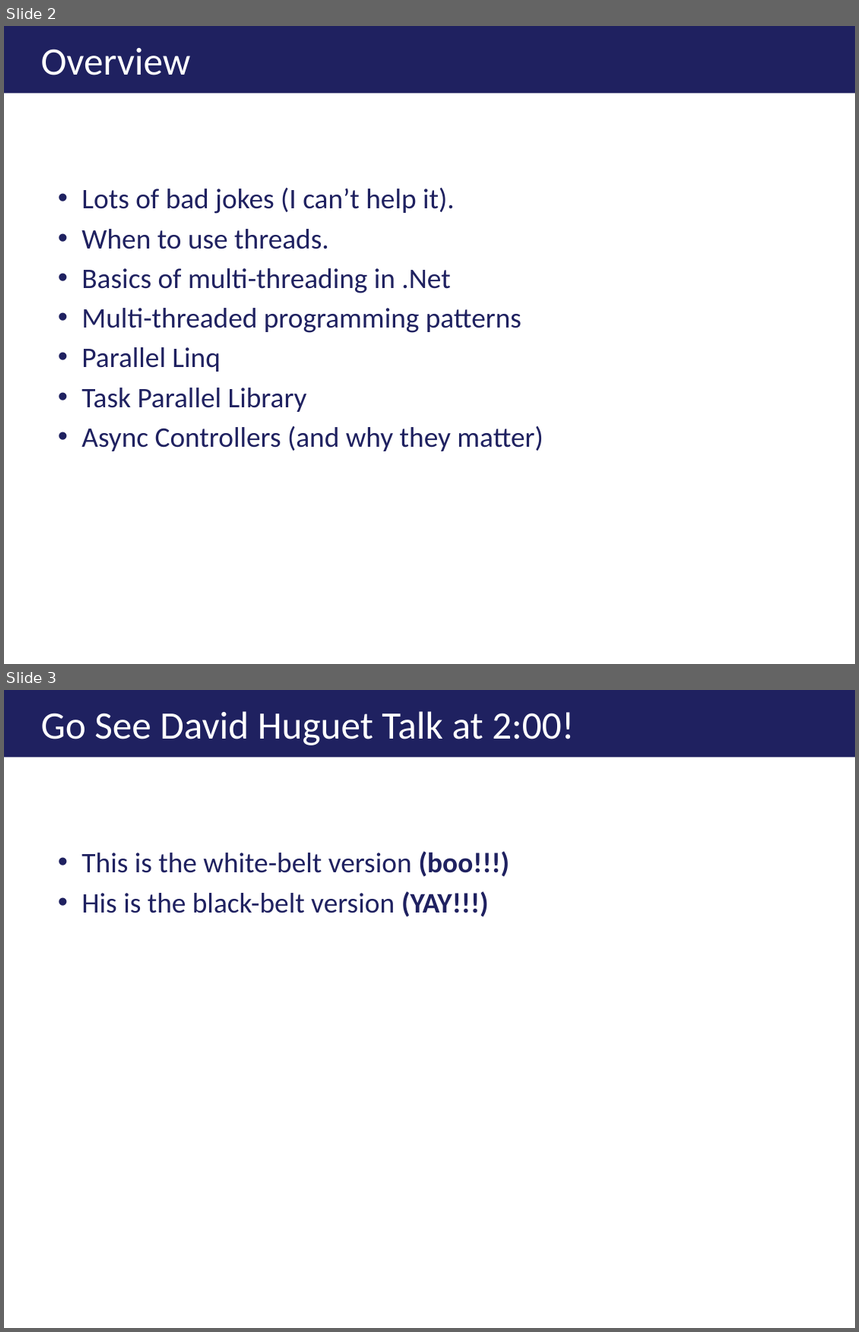
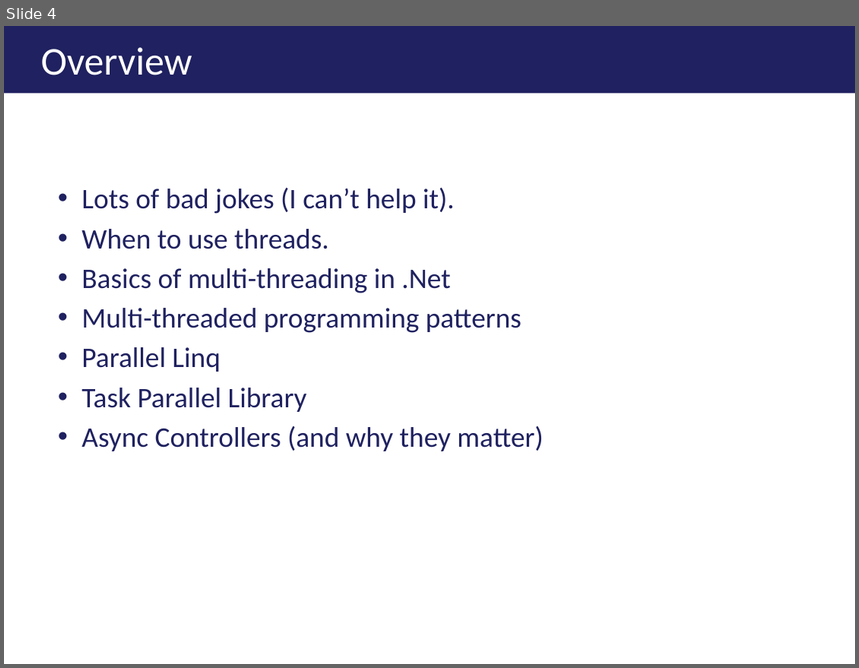
Before and after one commit to ericburcham/THasyINKnc, a slide deck: Presentation/THasINKync - 4x3.pptx. Shown one above the other, each under a label of ours: slides 2 and 3 before the commit, slide 4 after it. The pictures are 859x1332 and 859x668 pixels, drawn with LibreOffice and Linux fonts; fonts in the diff are those of the drawing; background and template pictures are left out. Boxes give left, top, right and bottom in pixels: in the first picture for what was removed or moved away, otherwise in the second. Text is boxed around its words. In the diff, an @@ line names an element or a change of style, - is before the commit and + after.

```diff
--- a/Presentation/THasINKync - 4x3.pptx
+++ b/Presentation/THasINKync - 4x3.pptx
@@ slide 3 removed at box(4, 690, 855, 1328), background #FFFFFF @@
@@ title removed at box(4, 690, 855, 757) @@
-Go See David Huguet Talk at 2:00!
@@ text removed at box(82, 851, 510, 917) @@
-• This is the white-belt version (boo!!!)
-• His is the black-belt version (YAY!!!)
@@ what was slide 2 is now slide 4 @@
@@ slide 4 changed as well @@
@@ title "Overview" at box(4, 26, 855, 93): size 24.8 to 25 pt; indent changed @@
```
Also in this commit, not shown: 33 other slides changed, 2 slides added, 1 other slide removed, 1 other file.
